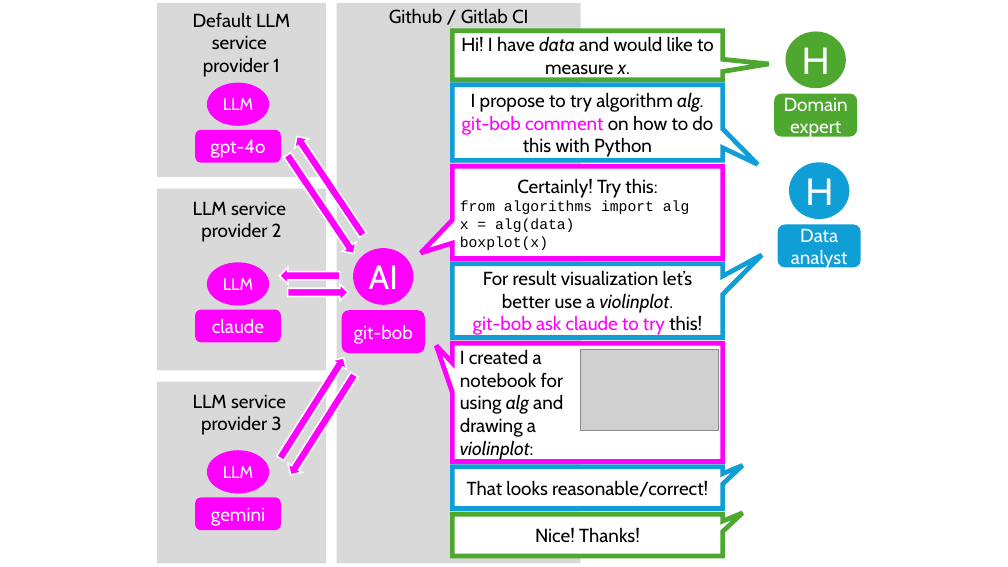
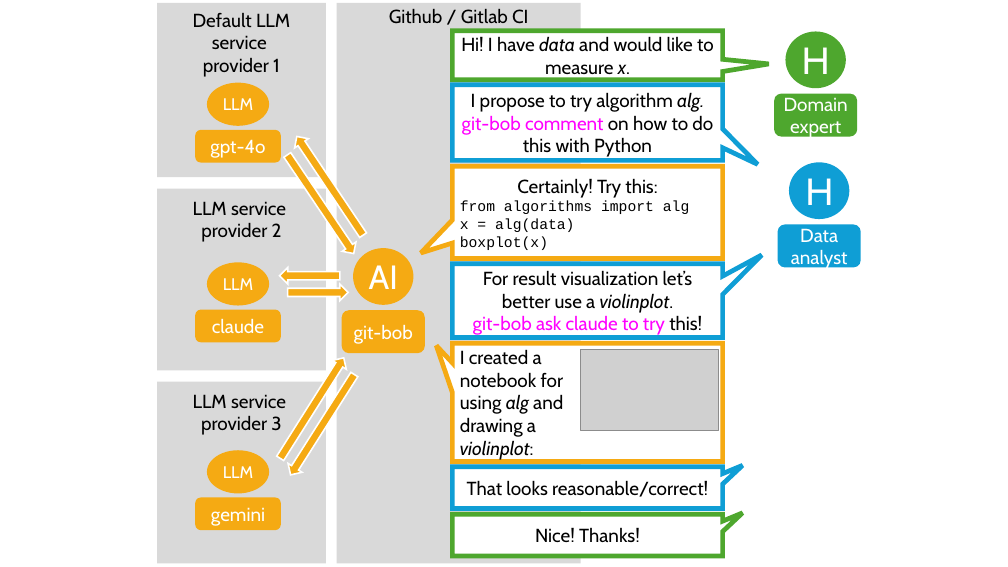
Before and after one commit to haesleinhuepf/git-bob-manuscript, a slide deck: slide 1 of fig1_scheme.pptx. Drawn at 1008x567 pixels with LibreOffice and Linux fonts; fonts in the diff are those of the drawing; grey boxes stand for pictures. Boxes give left, top, right and bottom in pixels: in the first picture for what was removed or moved away, otherwise in the second. Text is boxed around its words. In the diff, an @@ line names an element or a change of style, - is before the commit and + after.

```diff
--- a/fig1_scheme.pptx
+++ b/fig1_scheme.pptx
@@ speech box "Certainly! Try this:" at <box>452,166,722,259</box>: outline #FF00FF 4.5 pt to #F5AA13 4.5 pt @@
@@ fill #FF00FF to #F5AA13 in 14 elements at <box>353,248,414,305</box>, <box>342,310,425,353</box>, <box>207,82,269,126</box>, <box>195,130,281,163</box>, <box>207,262,269,306</box>, <box>195,310,281,343</box>, <box>207,451,269,494</box>, <box>195,498,281,530</box>, <box>290,132,370,240</box>, <box>280,150,360,258</box>, <box>280,268,340,284</box>, <box>288,284,349,301</box>, <box>284,370,361,480</box>, <box>273,354,351,463</box> @@
@@ speech box "I created a" at <box>452,343,722,462</box>: outline #FF00FF 4.5 pt to #F5AA13 4.5 pt @@
```
Also in this commit, not shown: 5 other files.
